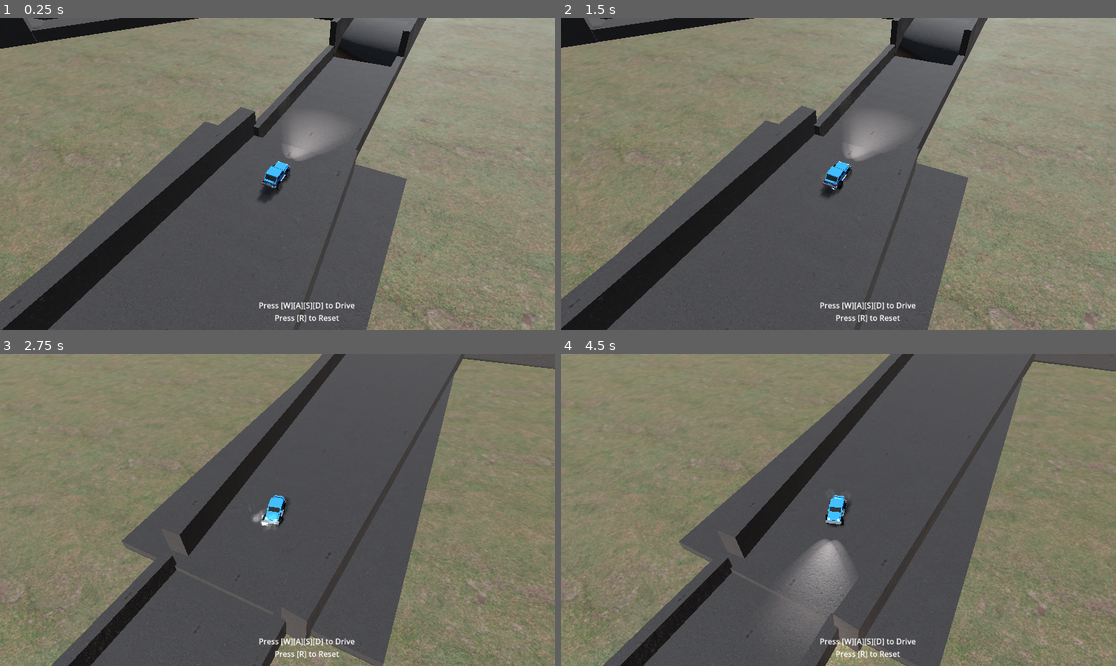
Above: before the commit, frames 1-4 (two rows, left to right).
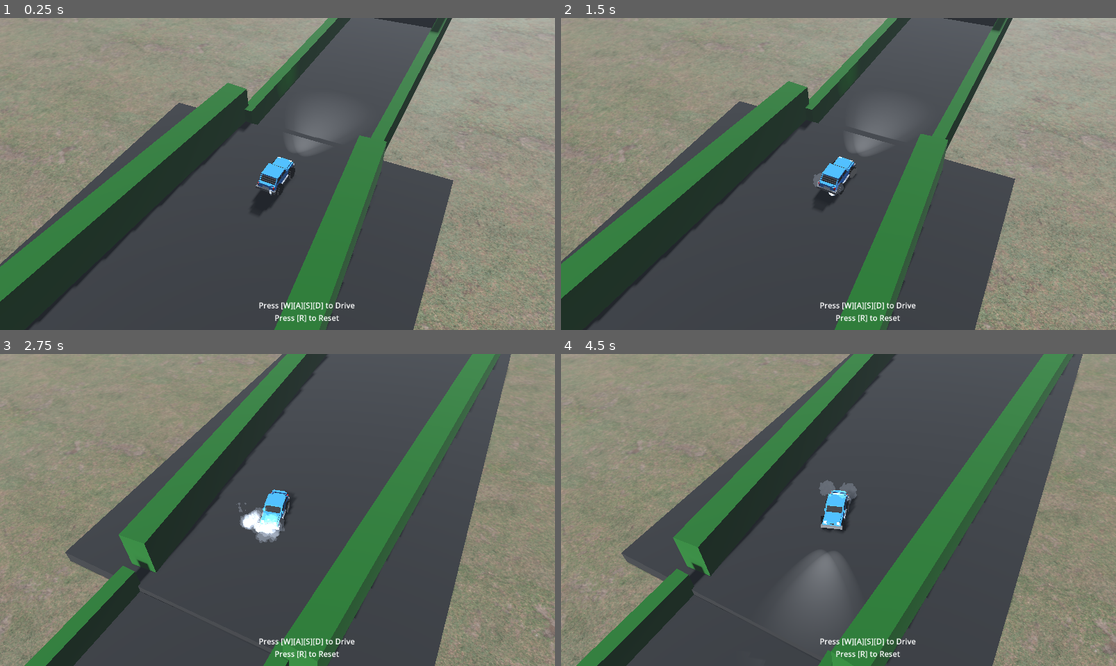
Above: after the commit, the same moments.

Repository: gex194/rally-game
Game: Godot game, scene res://Scenes/main.tscn
The game is run twice, just before and just after one commit, with the same random seed, the same clock (stepped at 60 frames per second) and the same inputs.
Inputs:
- Up to frame 1 (0.25 s): no input
- Up to frame 2 (1.5 s): tap W (Forward) at 0.5, 1.25 s; hold D (Right) 0.53-1.28 s; tap L (Lights) at 0.6, 1.35 s; hold S (Back) from 1.28 s (still down)
- Up to frame 3 (2.75 s): tap W (Forward) at 2 s; release S (Back) at 2.03 s; hold D (Right) from 2.03 s (still down); tap L (Lights) at 2.1 s
- Up to frame 4 (4.5 s): tap W (Forward) at 2.75, 4.25 s; release D (Right) at 2.78 s; hold W (Forward) 2.78-3.53 s; tap L (Lights) at 2.85, 3.6, 4.35 s; hold A (Left) from 3.53 s (still down)

The runs differ from the first frame. In frame 1, 39% of the frame differs, in the area x 0-100%, y 0-100%; in frame 2, 39%; in frame 3, 41%; in frame 4, 42%.

Commit message:
Changed material to color due ordering bug

Diff:
--- a/Assets/Materials/rough_asphalt.tres
+++ b/Assets/Materials/rough_asphalt.tres
@@ -8,6 +8,8 @@
 [ext_resource type="Texture2D" uid="uid://boadsah2npfoc" path="res://Assets/Textures/RoughAsphalt/Rough_Asphalt_wjvnagr_1K_Roughness.jpg" id="6_32cp4"]
 
 [resource]
+transparency = 4
+depth_draw_mode = 2
 albedo_texture = ExtResource("1_tnfmr")
 metallic = 1.0
 metallic_texture = ExtResource("3_pauk8")
--- a/Scenes/car.tscn
+++ b/Scenes/car.tscn
@@ -99,9 +99,8 @@
 
 [node name="camera" type="Camera3D" parent="Car/camera_pivot"]
 transform = Transform3D(-0.884202, 0.305131, -0.353669, -0.0387594, 0.706613, 0.706538, 0.465494, 0.63843, -0.612962, -10.4739, 20.977, -17.8284)
-fov = 55.0
+fov = 41.9
 size = 20.19
-near = 0.03
 
 [node name="engine_sound" type="AudioStreamPlayer3D" parent="Car"]
 transform = Transform3D(1, 0, 0, 0, 1, 0, 0, 0, 1, 0, 1.56822, 1.00855)
--- a/Scenes/exhaust_smoke.tscn
+++ b/Scenes/exhaust_smoke.tscn
@@ -4,7 +4,7 @@
 
 [sub_resource type="StandardMaterial3D" id="StandardMaterial3D_idsil"]
 transparency = 2
-alpha_scissor_threshold = 0.321
+alpha_scissor_threshold = 0.135
 alpha_antialiasing_mode = 0
 blend_mode = 1
 albedo_color = Color(0.347817, 0.347817, 0.347817, 1)
--- a/Scenes/main.tscn
+++ b/Scenes/main.tscn
@@ -1,8 +1,10 @@
-[gd_scene load_steps=9 format=3 uid="uid://b5ti5c6bermac"]
+[gd_scene load_steps=10 format=3 uid="uid://b5ti5c6bermac"]
 
 [ext_resource type="Material" uid="uid://crmfj2ed3wblu" path="res://Assets/Materials/wild_grass.tres" id="1_jqahm"]
 [ext_resource type="PackedScene" uid="uid://co1qb60aoc4ot" path="res://Scenes/car.tscn" id="1_v5uep"]
-[ext_resource type="Material" uid="uid://cvvmimydlxrqb" path="res://Assets/Materials/rough_asphalt.tres" id="2_ecl1i"]
+
+[sub_resource type="StandardMaterial3D" id="StandardMaterial3D_bt02e"]
+albedo_color = Color(0, 0.372647, 0.0521249, 1)
 
 [sub_resource type="BoxMesh" id="BoxMesh_ykggm"]
 material = ExtResource("1_jqahm")
@@ -10,6 +12,9 @@
 
 [sub_resource type="ConcavePolygonShape3D" id="ConcavePolygonShape3D_jdlqm"]
 data = PackedVector3Array(-200, 0.25, 200, 200, 0.25, 200, -200, -0.25, 200, 200, 0.25, 200, 200, -0.25, 200, -200, -0. …(536 unchanged characters)…
+
+[sub_resource type="StandardMaterial3D" id="StandardMaterial3D_ipi88"]
+albedo_color = Color(0.114897, 0.114897, 0.114897, 1)
 
 [sub_resource type="ProceduralSkyMaterial" id="ProceduralSkyMaterial_cd3f4"]
 
@@ -20,6 +25,8 @@
 background_mode = 2
 sky = SubResource("Sky_c1fr1")
 reflected_light_source = 2
+fog_enabled = true
+fog_density = 0.002
 
 [node name="Main" type="Node3D"]
 
@@ -35,175 +42,175 @@
 snap = 1e-06
 use_collision = true
 size = Vector3(0.998291, 3.59739, 24.8435)
-material = ExtResource("2_ecl1i")
+material = SubResource("StandardMaterial3D_bt02e")
 
 [node name="CSGBox3D9" type="CSGBox3D" parent="Track/borders"]
 transform = Transform3D(1, 0, 0, 0, 1, 0, 0, 0, 1, -5.42938, 0.673697, 17.7734)
 snap = 1e-06
 use_collision = true
 size = Vector3(0.998291, 3.59739, 24.8435)
-material = ExtResource("2_ecl1i")
+material = SubResource("StandardMaterial3D_bt02e")
 
 [node name="CSGBox3D10" type="CSGBox3D" parent="Track/borders"]
 transform = Transform3D(1, 0, 0, 0, 1, 0, 0, 0, 1, -5.42938, 2.51883, 42.5249)
 snap = 1e-06
 use_collision = true
 size = Vector3(0.998291, 7.28765, 24.8435)
-material = ExtResource("2_ecl1i")
+material = SubResource("StandardMaterial3D_bt02e")
 
 [node name="CSGBox3D12" type="CSGBox3D" parent="Track/borders"]
 transform = Transform3D(0.0196162, 0, 0.999808, 0, 1, 0, -0.999808, 0, 0.0196162, 7.71336, 2.51883, 54.5444)
 snap = 1e-06
 use_collision = true
 size = Vector3(0.998291, 7.28765, 27.3875)
-material = ExtResource("2_ecl1i")
+material = SubResource("StandardMaterial3D_bt02e")
 
 [node name="CSGBox3D13" type="CSGBox3D" parent="Track/borders"]
 transform = Transform3D(0.00335101, 0, 0.999995, 0, 1, 0, -0.999995, 0, 0.00335101, 13.3612, 2.51883, 48.0879)
 snap = 1e-06
 use_collision = true
 size = Vector3(0.998291, 7.28765, 15.5457)
-material = ExtResource("2_ecl1i")
+material = SubResource("StandardMaterial3D_bt02e")
 
 [node name="CSGBox3D14" type="CSGBox3D" parent="Track/borders"]
 transform = Transform3D(-0.294341, 0, 0.955701, 0, 1, 0, -0.955701, 0, -0.294341, 30.0088, 2.51883, 45.2987)
 snap = 1e-06
 use_collision = true
 size = Vector3(0.998291, 7.28765, 18.7613)
-material = ExtResource("2_ecl1i")
+material = SubResource("StandardMaterial3D_bt02e")
 
 [node name="CSGBox3D15" type="CSGBox3D" parent="Track/borders"]
 transform = Transform3D(-0.294341, 0, 0.955701, 0, 1, 0, -0.955701, 0, -0.294341, 36.7419, 2.51883, 49.9188)
 snap = 1e-06
 use_collision = true
 size = Vector3(0.998291, 7.28765, 32.8517)
-material = ExtResource("2_ecl1i")
+material = SubResource("StandardMaterial3D_bt02e")
 
 [node name="CSGBox3D16" type="CSGBox3D" parent="Track/borders"]
 transform = Transform3D(-0.732757, 0, 0.680491, 0, 1, 0, -0.680491, 0, -0.732757, 59.6746, 0.722369, 36.2336)
 snap = 1e-06
 use_collision = true
 size = Vector3(0.998291, 3.69473, 38.3061)
-material = ExtResource("2_ecl1i")
+material = SubResource("StandardMaterial3D_bt02e")
 
 [node name="CSGBox3D17" type="CSGBox3D" parent="Track/borders"]
 transform = Transform3D(-0.732757, 0, 0.680491, 0, 1, 0, -0.680491, 0, -0.732757, 50.523, 0.722369, 28.1346)
 snap = 1e-06
 use_collision = true
 size = Vector3(0.998291, 3.69473, 38.6441)
-material = ExtResource("2_ecl1i")
+material = SubResource("StandardMaterial3D_bt02e")
 
 [node name="CSGBox3D18" type="CSGBox3D" parent="Track/borders"]
 transform = Transform3D(-0.732757, 0, 0.680491, 0, 1, 0, -0.680491, 0, -0.732757, 83.8291, 7.44235, -7.26301)
 snap = 1e-06
 use_collision = true
 size = Vector3(1.92981, 14.3958, 59.8153)
-material = ExtResource("2_ecl1i")
+material = SubResource("StandardMaterial3D_bt02e")
 
 [node name="CSGBox3D19" type="CSGBox3D" parent="Track/borders"]
 transform = Transform3D(-0.732757, 0, 0.680491, 0, 1, 0, -0.680491, 0, -0.732757, 96.5301, 6.68051, -2.87495)
 snap = 1e-06
 use_collision = true
 size = Vector3(1.94263, 13.1442, 70.124)
-material = ExtResource("2_ecl1i")
+material = SubResource("StandardMaterial3D_bt02e")
 
 [node name="CSGBox3D20" type="CSGBox3D" parent="Track/borders"]
 transform = Transform3D(-0.999516, 0, 0.0310967, 0, 1, 0, -0.0310967, 0, -0.999516, 118.466, 7.35227, -39.4562)
 snap = 1e-06
 use_collision = true
 size = Vector3(1.94263, 12.0651, 30.7258)
-material = ExtResource("2_ecl1i")
+material = SubResource("StandardMaterial3D_bt02e")
 
 [node name="CSGBox3D21" type="CSGBox3D" parent="Track/borders"]
 transform = Transform3D(-0.999516, 0, 0.0310967, 0, 1, 0, -0.0310967, 0, -0.999516, 104.437, 6.72984, -41.6064)
 snap = 1e-06
 use_collision = true
 size = Vector3(1.94263, 15.7097, 26.4235)
-material = ExtResource("2_ecl1i")
+material = SubResource("StandardMaterial3D_bt02e")
 
 [node name="CSGBox3D22" type="CSGBox3D" parent="Track/borders"]
 transform = Transform3D(0.00959918, 0, 0.999954, 0, 1, 0, -0.999954, 0, 0.00959918, 106.694, 1.34995, -110.449)
 snap = 1e-06
 use_collision = true
 size = Vector3(1.94263, 4.9499, 46.3051)
-material = ExtResource("2_ecl1i")
+material = SubResource("StandardMaterial3D_bt02e")
 
 [node name="CSGBox3D23" type="CSGBox3D" parent="Track/borders"]
 transform = Transform3D(0.999502, 0, 0.0315503, 0, 1, 0, -0.0315503, 0, 0.999502, 131.258, 1.2949, -78.9598)
 snap = 1e-06
 use_collision = true
 size = Vector3(1.94263, 4.9499, 64.8312)
-material = ExtResource("2_ecl1i")
+material = SubResource("StandardMaterial3D_bt02e")
 
 [node name="CSGBox3D24" type="CSGBox3D" parent="Track/borders"]
 transform = Transform3D(0.999502, 0, 0.0315503, 0, 1, 0, -0.0315503, 0, 0.999502, 84.7703, 1.64169, -103.146)
 snap = 1e-06
 use_collision = true
 size = Vector3(1.94263, 4.9499, 17.3399)
-material = ExtResource("2_ecl1i")
+material = SubResource("StandardMaterial3D_bt02e")
 
 [node name="CSGBox3D25" type="CSGBox3D" parent="Track/borders"]
 transform = Transform3D(0.999502, 0, 0.0315503, 0, 1, 0, -0.0315503, 0, 0.999502, 86.1148, 1.64169, -54.0166)
 snap = 1e-06
 use_collision = true
 size = Vector3(1.94263, 4.9499, 17.1104)
-material = ExtResource("2_ecl1i")
+material = SubResource("StandardMaterial3D_bt02e")
 
 [node name="CSGBox3D26" type="CSGBox3D" parent="Track/borders"]
 transform = Transform3D(0.0182552, 0, 0.999834, 0, 1, 0, -0.999834, 0, 0.0182552, 94.8377, 1.64169, -45.655)
 snap = 1e-06
 use_collision = true
 size = Vector3(1.94263, 4.9499, 18.0558)
-material = ExtResource("2_ecl1i")
+material = SubResource("StandardMaterial3D_bt02e")
 
 [node name="CSGBox3D28" type="CSGBox3D" parent="Track/borders"]
 transform = Transform3D(-0.0179933, 0, 0.999838, 0, 1, 0, -0.999838, 0, -0.0179933, 48.5155, 1.64169, -60.6039)
 snap = 1e-06
 use_collision = true
 size = Vector3(1.94263, 4.9499, 75.4889)
-material = ExtResource("2_ecl1i")
+material = SubResource("StandardMaterial3D_bt02e")
 
 [node name="CSGBox3D29" type="CSGBox3D" parent="Track/borders"]
 transform = Transform3D(-0.0179933, 0, 0.999838, 0, 1, 0, -0.999838, 0, -0.0179933, 48.2009, 1.64169, -92.93)
 snap = 1e-06
 use_collision = true
 size = Vector3(1.94263, 4.9499, 74.8597)
-material = ExtResource("2_ecl1i")
+material = SubResource("StandardMaterial3D_bt02e")
 
 [node name="CSGBox3D30" type="CSGBox3D" parent="Track/borders"]
 transform = Transform3D(-0.869547, 0, 0.493851, 0, 1, 0, -0.493851, 0, -0.869547, -0.111845, 1.64169, -73.8869)
 snap = 1e-06
 use_collision = true
 size = Vector3(1.94263, 4.9499, 44.117)
-material = ExtResource("2_ecl1i")
+material = SubResource("StandardMaterial3D_bt02e")
 
 [node name="CSGBox3D31" type="CSGBox3D" parent="Track/borders"]
 transform = Transform3D(-0.997486, 0, 0.0708708, 0, 1, 0, -0.0708708, 0, -0.997486, 9.07212, 1.64169, -27.169)
 snap = 1e-06
 use_collision = true
 size = Vector3(1.94263, 4.9499, 66.6093)
-material = ExtResource("2_ecl1i")
+material = SubResource("StandardMaterial3D_bt02e")
 
 [node name="CSGBox3D32" type="CSGBox3D" parent="Track/borders"]
 transform = Transform3D(-0.996629, 0, -0.0820428, 0, 1, 0, 0.0820428, 0, -0.996629, -8.13995, 1.64169, -27.2263)
 snap = 1e-06
 use_collision = true
 size = Vector3(1.94263, 4.9499, 63.3006)
-material = ExtResource("2_ecl1i")
+material = SubResource("StandardMaterial3D_bt02e")
 
 [node name="CSGBox3D27" type="CSGBox3D" parent="Track/borders"]
 transform = Transform3D(0.0182552, 0, 0.999834, 0, 1, 0, -0.999834, 0, 0.0182552, 127.388, 1.64169, -47.363)
 snap = 1e-06
 use_collision = true
 size = Vector3(1.94263, 4.9499, 18.0558)
-material = ExtResource("2_ecl1i")
+material = SubResource("StandardMaterial3D_bt02e")
 
 [node name="CSGBox3D11" type="CSGBox3D" parent="Track/borders"]
 transform = Transform3D(1, 0, 0, 0, 1, 0, 0, 0, 1, 5.52328, 2.51883, 39.5303)
 snap = 1e-06
 use_collision = true
 size = Vector3(0.998291, 7.28765, 18.8543)
-material = ExtResource("2_ecl1i")
+material = SubResource("StandardMaterial3D_bt02e")
 
 [node name="ground" type="MeshInstance3D" parent="Track"]
 material_overlay = ExtResource("1_jqahm")
@@ -220,7 +227,7 @@
 snap = 1e-06
 use_collision = true
 size = Vector3(10, 1.77728, 26.4361)
-material = ExtResource("2_ecl1i")
+material = SubResource("StandardMaterial3D_ipi88")
 
 [node name="CSGPolygon3D" type="CSGPolygon3D" parent="Track"]
 transform = Transform3D(0.00829015, 0, -0.999966, 0, 1, 0, 0.999966, 0, 0.00829015, -4.95158, 1.02663, 34.1402)
@@ -228,7 +235,7 @@
 polygon = PackedVector2Array(-3.95587, -0.375568, 0.313839, 1.91699, 6.63661, 2.9814, 14.8371, 0.0696287)
 depth = 10.42
 smooth_faces = true
-material = ExtResource("2_ecl1i")
+material = SubResource("StandardMaterial3D_ipi88")
 
 [node name="CSGPolygon3D2" type="CSGPolygon3D" parent="Track"]
 transform = Transform3D(-0.690933, 0, -0.722919, 0, 1, 0, 0.722919, 0, -0.690933, 74.3483, 0.89548, 3.99972)
@@ -236,7 +243,7 @@
 polygon = PackedVector2Array(-23.713, 0.956148, -5.44507, 8.53057, 1.90052, 4.67859, 14.8474, 0.179877)
 depth = 11.38
 smooth_faces = true
-material = ExtResource("2_ecl1i")
+material = SubResource("StandardMaterial3D_ipi88")
 
 [node name="CSGPolygon3D3" type="CSGPolygon3D" parent="Track"]
 transform = Transform3D(-0.690933, 0, -0.722919, 0, 1, 0, 0.722919, 0, -0.690933, 100.761, 0.89548, -25.0241)
@@ -244,7 +251,7 @@
 polygon = PackedVector2Array(-10.202, 3.32444, -2.17498, 4.82873, 6.3905, 10.1027, 23.071, 3.94079)
 depth = 16.33
 smooth_faces = true
-material = ExtResource("2_ecl1i")
+material = SubResource("StandardMaterial3D_ipi88")
 
 [node name="CSGPolygon3D4" type="CSGPolygon3D" parent="Track"]
 transform = Transform3D(-0.0505755, 0, -0.99872, 0, 1, 0, 0.99872, 0, -0.0505755, 104.231, 0.545386, -43.5533)
@@ -252,43 +259,43 @@
 polygon = PackedVector2Array(-10.202, 3.32444, -9.82601, 12.1584, 6.78087, 7.66383, 18.043, 4.16562)
 depth = 13.43
 smooth_faces = true
-material = ExtResource("2_ecl1i")
+material = SubResource("StandardMaterial3D_ipi88")
 
 [node name="CSGBox3D2" type="CSGBox3D" parent="Track"]
 transform = Transform3D(1, 0, 0, 0, 1, 0, 0, 0, 1, 8.0164, 0.279236, 51.3772)
 use_collision = true
 size = Vector3(26.4043, 1.55847, 5.6792)
-material = ExtResource("2_ecl1i")
+material = SubResource("StandardMaterial3D_ipi88")
 
 [node name="CSGBox3D3" type="CSGBox3D" parent="Track"]
 transform = Transform3D(0.958178, 0, 0.286173, 0, 1, 0, -0.286173, 0, 0.958178, 31.7893, 0.303131, 48.1792)
 use_collision = true
 size = Vector3(23.7012, 1.60626, 5.6792)
-material = ExtResource("2_ecl1i")
+material = SubResource("StandardMaterial3D_ipi88")
 
 [node name="CSGBox3D4" type="CSGBox3D" parent="Track"]
 transform = Transform3D(0.670647, 0, 0.741777, 0, 1, 0, -0.741777, 0, 0.670647, 55.039, 0.307388, 32.0264)
 use_collision = true
 size = Vector3(37.8706, 1.61478, 12.2207)
-material = ExtResource("2_ecl1i")
+material = SubResource("StandardMaterial3D_ipi88")
 
 [node name="CSGBox3D5" type="CSGBox3D" parent="Track"]
 transform = Transform3D(-0.0237168, 0, 0.999719, 0, 1, 0, -0.999719, 0, -0.0237168, 108.441, 0.307388, -78.4212)
 use_collision = true
 size = Vector3(63.5709, 1.61478, 45.1475)
-material = ExtResource("2_ecl1i")
+material = SubResource("StandardMaterial3D_ipi88")
 
 [node name="CSGBox3D6" type="CSGBox3D" parent="Track"]
 transform = Transform3D(-0.0237168, 0, 0.999719, 0, 1, 0, -0.999719, 0, -0.0237168, 47.4342, 0.307388, -77.3234)
 use_collision = true
 size = Vector3(32.4225, 1.61478, 77.2427)
-material = ExtResource("2_ecl1i")
+material = SubResource("StandardMaterial3D_ipi88")
 
 [node name="CSGBox3D7" type="CSGBox3D" parent="Track"]
 transform = Transform3D(-0.999719, 0, -0.0237168, 0, 1, 0, 0.0237168, 0, -0.999719, -0.461568, 0.349247, -43.88)
 use_collision = true
 size = Vector3(24.3182, 1.6985, 98.7242)
-material = ExtResource("2_ecl1i")
+material = SubResource("StandardMaterial3D_ipi88")
 
 [node name="WorldEnvironment" type="WorldEnvironment" parent="."]
 environment = SubResource("Environment_7sh71")
@@ -296,7 +303,6 @@
 [node name="DirectionalLight3D" type="DirectionalLight3D" parent="."]
 transform = Transform3D(1, 0, 0, 0, 0.841086, 0.540901, 0, -0.540901, 0.841086, 0, 46.5992, 0)
 light_volumetric_fog_energy = 4.048
-light_angular_distance = 3.5
 shadow_enabled = true
 shadow_blur = 6.656
 directional_shadow_blend_splits = true
Not shown, changed: Build/index.html
Not shown, changed: Build/index.pck
